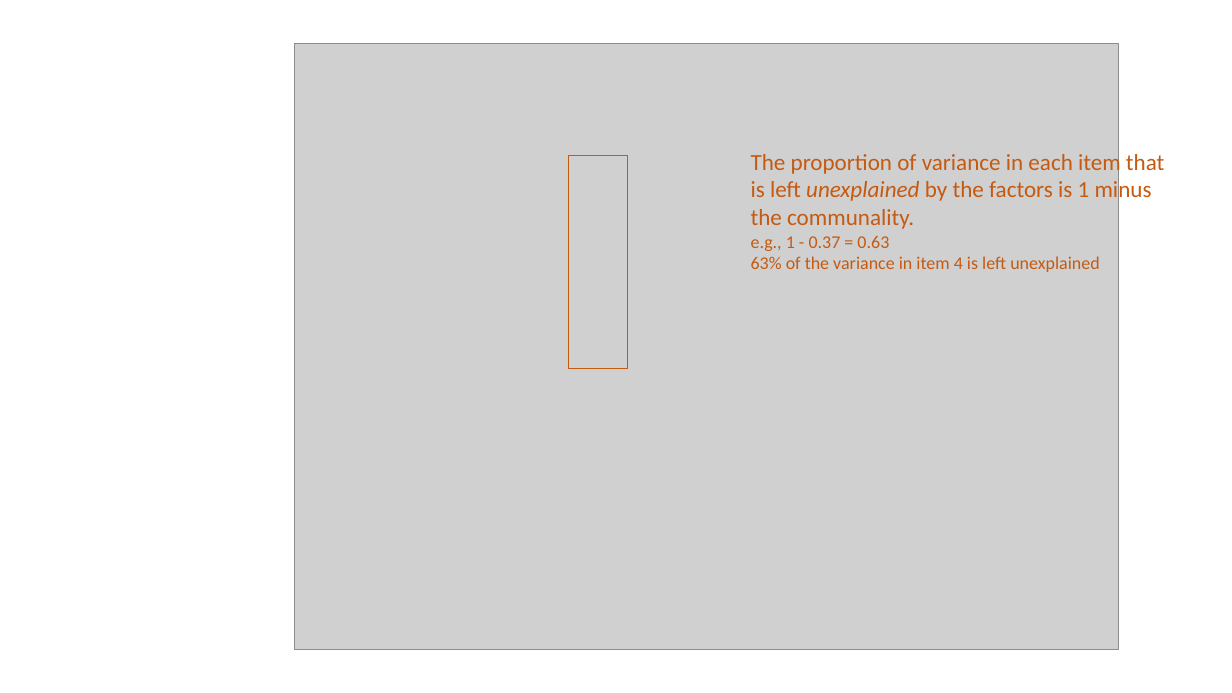
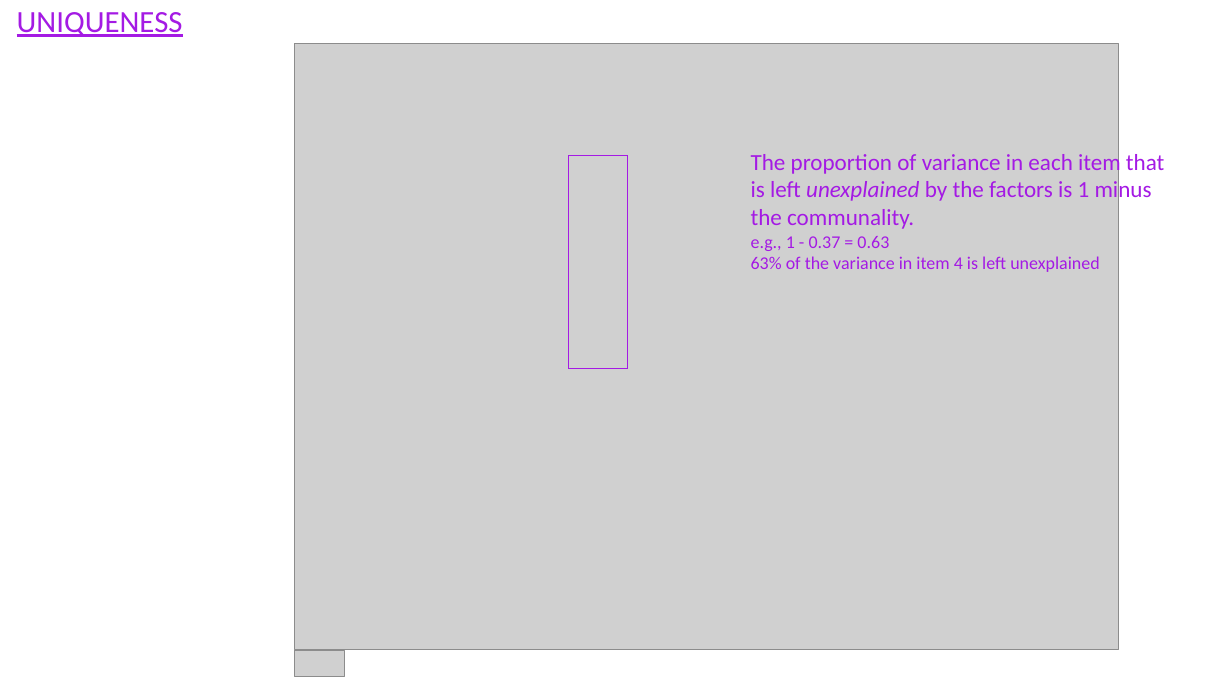
Before and after one commit to uoepsy/msmr, a slide deck: slide 4 of msmr_labs/images/efa_output.pptx (slide 3 before the commit). Drawn at 1232x693 pixels with LibreOffice and Linux fonts; fonts in the diff are those of the drawing; grey boxes stand for pictures. Boxes give left, top, right and bottom in pixels: in the first picture for what was removed or moved away, otherwise in the second. Text is boxed around its words. In the diff, an @@ line names an element or a change of style, - is before the commit and + after.

```diff
--- a/msmr_labs/images/efa_output.pptx
+++ b/msmr_labs/images/efa_output.pptx
@@ text added at [17,12,183,37], 24 pt, text #A41AE4, underline @@
+UNIQUENESS
@@ text "The proportion of variance in ..." at [751,150,1164,272]: text colour #C55A11 to #A41AE4 @@
@@ rectangle at [568,155,628,369]: outline #C55A11 1 pt to #A41AE4 1 pt @@
@@ picture added at [295,651,344,677] @@
```
Also in this commit, not shown: 8 other slides changed, 4 slides added, 2 other files.
